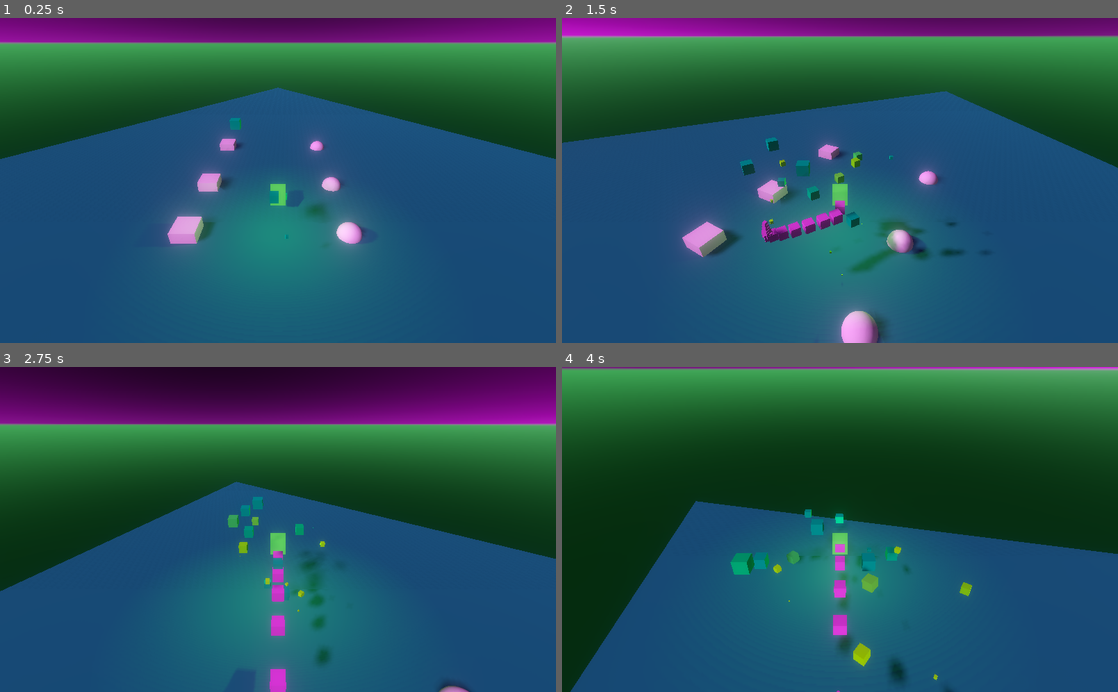
Above: before the commit, frames 1-4 (two rows, left to right).
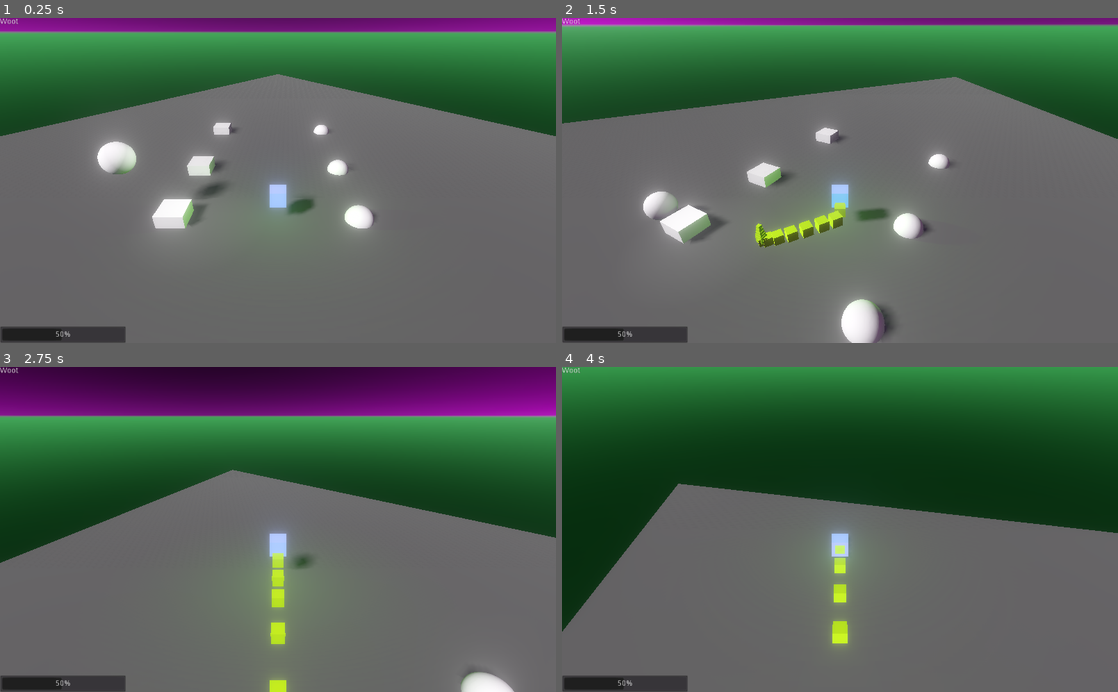
Above: after the commit, the same moments.

Repository: kirkja-leikjahonnunar/kor
Game: Godot game, scene res://Main/Main.tscn
Same seed, same stepped clock (60 frames per second), same inputs: the game is played once before the commit and once after it.
Inputs (mouse positions are in pixels of both pictures, inside the frame that each line leads up to):
- Up to frame 1 (0.25 s): no input
- Up to frame 2 (1.5 s): tap Enter at 0.5 s; move the mouse to (867, 180) at 0.52 s; hold Space (break, bound only before the commit) 0.53-1.28 s; hold W (move_forward) from 0.53 s (still down); move the mouse to (812, 180) at 1.27 s; tap Space (break, bound only before the commit) at 1.35 s
- Up to frame 3 (2.75 s): keep holding W (move_forward); move the mouse to (289, 523) at 2.02 s; hold Space (break, bound only before the commit) from 2.03 s (still down)
- Up to frame 4 (4 s): keep holding W (move_forward); move the mouse to (834, 536) at 2.77 s; release Space (break, bound only before the commit) at 2.78 s; tap Space (break, bound only before the commit) at 2.85 s; move the mouse to (878, 532) at 3.52 s; hold Space (break, bound only before the commit) from 3.53 s (still down)

The runs differ from the first frame. In frame 1, 78% of the frame differs, in the area x 0-100%, y 0-100%; in frame 2, 79%; in frame 3, 59%; in frame 4, 55%.

Commit message:
Voidling progress.

Diff:
--- /dev/null
+++ b/Code/KirkjaOnline/Actors/Bubble/Bubble.tscn
@@ -0,0 +1,21 @@
+[gd_scene load_steps=3 format=2]
+
+[sub_resource type="SphereMesh" id=1]
+
+[sub_resource type="SphereShape" id=2]
+
+[node name="Bubble" type="Spatial"]
+
+[node name="OmniLight" type="OmniLight" parent="."]
+transform = Transform( 1, 0, 0, 0, 1, 0, 0, 0, 1, 4.27095, 2.02651, -4.76837e-07 )
+omni_range = 8.37422
+
+[node name="RigidBody" type="RigidBody" parent="."]
+linear_velocity = Vector3( 0, 1, 0 )
+
+[node name="MeshInstance" type="MeshInstance" parent="RigidBody"]
+mesh = SubResource( 1 )
+material/0 = null
+
+[node name="CollisionShape" type="CollisionShape" parent="RigidBody"]
+shape = SubResource( 2 )
--- a/Code/KirkjaOnline/Actors/Voidling/Assets/Voidling.gd
+++ b/Code/KirkjaOnline/Actors/Voidling/Assets/Voidling.gd
@@ -1,21 +1,26 @@
-#tool
+# tool
 extends Spatial
 class_name Voidling
 
-# Tool vaiables. Public in editor.
+enum TravelMode { PUCK, WALK, FLY }
+
+# Properties.
 export var PrimaryColor: Color = Color.purple
 export var SecondaryColor: Color = Color.chartreuse
+export var EmissionColor: Color = Color.black
 export var MouseSensitivityX: float = 0.01
 export var MouseSensitivityY: float = 0.01
 export var CameraLag: float = 0.0
 
-export var movement_speed: float = 10.0
+# Motion.
+# export var movement_speed: float = 10.0
+export var travel_mode = TravelMode.PUCK
 
 onready var KB: KinematicBody = $KinematicBody
 
 # Class member variables.
 var main: Node = null
-export var pronouns: String = "all / any" # warning-ignore:shadowed_variable
+var pronouns: String = "all / any" # warning-ignore:shadowed_variable
 var gravity_vector: Vector3 = Vector3.DOWN # warning-ignore:shadowed_variable
 
 
@@ -30,8 +35,11 @@
 	self.main = main
 	self.pronouns = pronouns
 	self.main.Hey("Hey Main thank's for spawning me.\nYours truley,\n- %s" % [self.pronouns])
-
-
+	var material = $KinematicBody/MeshInstance.get_surface_material(0)
+	material.set_shader_param("Color", PrimaryColor)
+	material.set_shader_param("Emission", EmissionColor)
+	$KinematicBody/Column.process_material.set_color(SecondaryColor)
+	$CentralLight.set_color(SecondaryColor)
 
 ###################
 # Godot Functions #
@@ -47,43 +55,74 @@
 #----------
 func _process(delta_time: float) -> void:
 
-	# Make the voidling move.
 	var thrust_direction: Vector3 = Vector3.ZERO
 
-	# Planar movement.
-	if Input.is_action_pressed("move_forward"):
-		thrust_direction += Vector3.FORWARD
-	if Input.is_action_pressed("move_back"):
-		thrust_direction += Vector3.BACK
-	if Input.is_action_pressed("move_left"):
-		thrust_direction += Vector3.LEFT
-	if Input.is_action_pressed("move_right"):
-		thrust_direction += Vector3.RIGHT
+	# Air puck mode: world coords.
+	if travel_mode == TravelMode.PUCK:
+		if Input.is_action_pressed("move_forward"):
+			thrust_direction += get_global_transform().basis.z
+		if Input.is_action_pressed("move_back"):
+			thrust_direction -= get_global_transform().basis.z
+		if Input.is_action_pressed("move_left"):
+			thrust_direction -= get_global_transform().basis.x
+		if Input.is_action_pressed("move_right"):
+			thrust_direction += get_global_transform().basis.x
 
-	# Vertical movement.
-	if Input.is_action_pressed("move_up"):
-		thrust_direction -= Vector3.UP
-	if Input.is_action_pressed("move_down"):
-		thrust_direction -= Vector3.DOWN
+	else:
+		# Both WALK and FLY: local coords.
+		if Input.is_action_pressed("move_forward"):
+			thrust_direction += Vector3.FORWARD	# Local coords.
+		if Input.is_action_pressed("move_back"):
+			thrust_direction += Vector3.BACK
+		if Input.is_action_pressed("move_left"):
+			thrust_direction += Vector3.LEFT
+		if Input.is_action_pressed("move_right"):
+			thrust_direction += Vector3.RIGHT
+
+	# Brakes for everyone.
+	if Input.is_action_pressed("breaks"):
+		velocity *= break_power
+
+	# Walking.
+	if travel_mode == TravelMode.WALK:
+		if Input.is_action_just_pressed("jump"):
+			print("Jump start")
+		if Input.is_action_just_released("jump"):
+			print("Jump end")
+
+	# Flying.
+	elif travel_mode == TravelMode.FLY:
+		if Input.is_action_pressed("move_up"):
+			thrust_direction -= Vector3.UP
+		if Input.is_action_pressed("move_down"):
+			thrust_direction -= Vector3.DOWN
 
 
-	if Input.is_action_pressed("break"):
-		velocity *= break_power
+
 
 	# Update and use velocity.
 	velocity += thrust_direction * thrust_power * delta_time
 	translate(velocity)
-	#print(velocity)
 
 
 # Input.
 func _input(event: InputEvent) -> void:
 	if event is InputEventMouseMotion:
 
-		# Third person controls.
-		if true: # camera_input_mode == CameraInputMode.THIRD_PERSON:
+
+		if travel_mode == TravelMode.PUCK:
 			self.rotate_y(event.get_relative().x * -MouseSensitivityX) # Yaw.
 			self.rotate_object_local(Vector3.RIGHT, event.get_relative().y * -MouseSensitivityY) # Pitch.
+
+		if travel_mode == TravelMode.WALK:
+			self.rotate_y(event.get_relative().x * -MouseSensitivityX) # Yaw.
+			KB.rotate_object_local(Vector3.RIGHT, event.get_relative().y * -MouseSensitivityY) # Pitch.
+
+		if travel_mode == TravelMode.FLY:
+			self.rotate_y(event.get_relative().x * -MouseSensitivityX) # Yaw.
+			self.rotate_object_local(Vector3.RIGHT, event.get_relative().y * -MouseSensitivityY) # Pitch.
+
+
 
 	# If you want to type like a Keyboard.
 	#if event is InputEventKey:
--- a/Code/KirkjaOnline/Actors/Voidling/Assets/voidling_material.tres
+++ b/Code/KirkjaOnline/Actors/Voidling/Assets/voidling_material.tres
@@ -5,3 +5,4 @@
 [resource]
 shader = ExtResource( 1 )
 shader_param/Color = Color( 0.180392, 0.784314, 0.0941176, 1 )
+shader_param/Emission = null
--- a/Code/KirkjaOnline/Actors/Voidling/Voidling.tscn
+++ b/Code/KirkjaOnline/Actors/Voidling/Voidling.tscn
@@ -19,6 +19,8 @@
 
 [node name="Voidling" type="Spatial"]
 script = ExtResource( 3 )
+EmissionColor = Color( 0.207843, 0.670588, 0.811765, 1 )
+travel_mode = 2
 
 [node name="KinematicBody" type="KinematicBody" parent="."]
 
@@ -28,12 +30,14 @@
 material/0 = ExtResource( 4 )
 
 [node name="Orbitors" type="Particles" parent="KinematicBody"]
+visible = false
 amount = 20
 local_coords = false
 process_material = ExtResource( 2 )
 draw_pass_1 = SubResource( 3 )
 
 [node name="Column" type="Particles" parent="KinematicBody"]
+cast_shadow = 0
 amount = 20
 speed_scale = 0.44
 local_coords = false
@@ -44,7 +48,9 @@
 transform = Transform( 1, 0, 0, 0, 0.860706, 0.509102, 0, -0.509102, 0.860706, 0, 2.78633, 2.68489 )
 
 [node name="Camera" type="Camera" parent="KinematicBody/CameraPivot"]
-transform = Transform( 1, 0, 0, 0, 1, 0, 0, 0, 1, 0, 0, 13.0315 )
+transform = Transform( 1, 0, 0, 0, 1, 2.98023e-08, 0, -2.98023e-08, 1, 0, 2.38419e-07, 13.0315 )
+fov = 66.0
+far = 500.0
 
 [node name="CollisionShape" type="CollisionShape" parent="KinematicBody"]
 shape = SubResource( 4 )
@@ -54,3 +60,22 @@
 light_energy = 0.62
 shadow_enabled = true
 omni_range = 13.4
+
+[node name="Control" type="Control" parent="."]
+anchor_right = 1.0
+anchor_bottom = 1.0
+__meta__ = {
+"_edit_use_anchors_": false
+}
+
+[node name="Label" type="Label" parent="Control"]
+margin_right = 40.0
+margin_bottom = 14.0
+text = "Woot"
+
+[node name="ProgressBar" type="ProgressBar" parent="Control"]
+anchor_top = 1.0
+anchor_bottom = 1.0
+margin_top = -31.0
+margin_right = 232.0
+value = 50.0
--- a/Code/KirkjaOnline/Main/Main.tscn
+++ b/Code/KirkjaOnline/Main/Main.tscn
@@ -1,13 +1,15 @@
-[gd_scene load_steps=8 format=2]
+[gd_scene load_steps=9 format=2]
 
 [ext_resource path="res://Main/assets/main.gd" type="Script" id=1]
 [ext_resource path="res://Main/assets/environment.tres" type="Environment" id=2]
-[ext_resource path="res://Actors/Voidling/Voidling.tscn" type="PackedScene" id=3]
+[ext_resource path="res://Actors/Bubble/Bubble.tscn" type="PackedScene" id=3]
 
 [sub_resource type="PrismMesh" id=1]
 
 [sub_resource type="SpatialMaterial" id=2]
-albedo_color = Color( 0.0666667, 0.623529, 0.505882, 1 )
+albedo_color = Color( 0.4, 0.4, 0.4, 1 )
+
+[sub_resource type="BoxShape" id=5]
 
 [sub_resource type="SphereMesh" id=3]
 
@@ -25,10 +27,16 @@
 
 [node name="Level" type="Spatial" parent="Node3D/Void"]
 
-[node name="Floor" type="MeshInstance" parent="Node3D/Void/Level"]
+[node name="Area" type="KinematicBody" parent="Node3D/Void/Level"]
+
+[node name="Floor" type="MeshInstance" parent="Node3D/Void/Level/Area"]
 transform = Transform( 88.2981, 0, 0, 0, -4.37114e-08, 1, 0, -69.0041, -3.01627e-06, 0, -1, -2.91429 )
 mesh = SubResource( 1 )
 material/0 = SubResource( 2 )
+
+[node name="CollisionShape" type="CollisionShape" parent="Node3D/Void/Level/Area"]
+transform = Transform( 88.2981, 0, 0, 0, -4.37114e-08, 1, 0, -69.0041, -3.01627e-06, 0, -1, -2.91429 )
+shape = SubResource( 5 )
 
 [node name="MeshInstance" type="MeshInstance" parent="Node3D/Void/Level"]
 transform = Transform( 1, 0, 0, 0, 1, 0, 0, 0, 1, 5.73908, 0, 0 )
@@ -66,15 +74,12 @@
 
 [node name="DirectionalLight" type="DirectionalLight" parent="Node3D/Void/Lights"]
 transform = Transform( 0.7597, -0.315001, -0.568885, 0.649674, 0.405249, 0.643193, 0.0279335, -0.858224, 0.512515, -0.0425873, 27.8801, 22.0444 )
-light_color = Color( 0.92549, 0.505882, 0.92549, 1 )
 light_bake_mode = 0
 shadow_enabled = true
 shadow_color = Color( 0.0156863, 0.0666667, 0.235294, 1 )
 
-[node name="Voidling" parent="Node3D/Void" instance=ExtResource( 3 )]
-transform = Transform( 1, 0, 0, 0, 1, 0, 0, 0, 1, 0, 3.86699, 0 )
-PrimaryColor = Color( 0.631373, 0.129412, 0.941176, 1 )
-SecondaryColor = Color( 0.223529, 0.0313726, 0.0313726, 1 )
+[node name="Bubble" parent="Node3D/Void" instance=ExtResource( 3 )]
+transform = Transform( 1, 0, 0, 0, 1, 0, 0, 0, 1, -9.82502, 4.79921, 0 )
 
 [node name="Node2D" type="Node2D" parent="."]
 
--- a/Code/KirkjaOnline/Main/assets/main.gd
+++ b/Code/KirkjaOnline/Main/assets/main.gd
@@ -1,4 +1,5 @@
 extends Node
+class_name Main
 
 # Preload resource assets.
 onready var voidling_ps: PackedScene = preload("res://Actors/Voidling/Voidling.tscn")
@@ -30,10 +31,10 @@
 # One shot after our node is instanced.
 func _ready() -> void:
 	Input.set_mouse_mode(Input.MOUSE_MODE_CAPTURED)
-#	var voidling: Voidling = voidling_ps.instance()
-#	voidling.Initialize(self, "Harvy / Nuts")
-#	voidling.translation = Vector3(0, 2, 0)
-#	VOID.add_child(voidling)
+	var voidling: Voidling = voidling_ps.instance()
+	voidling.Initialize(self, "Harvy / Nuts")
+	voidling.translation = Vector3(0, 2, 0)
+	VOID.add_child(voidling)
 
 
 # [ Escape ] key.
--- a/Code/KirkjaOnline/Shaders/mesh_shader.tres
+++ b/Code/KirkjaOnline/Shaders/mesh_shader.tres
@@ -14,11 +14,15 @@
 [sub_resource type="VisualShaderNodeColorUniform" id=4]
 uniform_name = "Color"
 
+[sub_resource type="VisualShaderNodeColorUniform" id=5]
+uniform_name = "Emission"
+
 [resource]
 code = "shader_type spatial;
 render_mode specular_schlick_ggx;
 
 uniform vec4 Color : hint_color;
+uniform vec4 Emission : hint_color;
 
 
 
@@ -32,13 +36,13 @@
 	vec3 n_out5p0 = Color.rgb;
 	float n_out5p1 = Color.a;
 
-// Color:3
-	vec3 n_out3p0 = vec3(0.048828, 0.390625, 0.054169);
-	float n_out3p1 = 1.000000;
+// ColorUniform:6
+	vec3 n_out6p0 = Emission.rgb;
+	float n_out6p1 = Emission.a;
 
 // Output:0
 	ALBEDO = n_out5p0;
-	EMISSION = n_out3p0;
+	EMISSION = n_out6p0;
 
 }
 
@@ -47,14 +51,16 @@
 
 }
 "
-graph_offset = Vector2( -465, 22 )
-nodes/fragment/0/position = Vector2( 420, 160 )
+graph_offset = Vector2( -256.907, -174.423 )
+nodes/fragment/0/position = Vector2( 520, 140 )
 nodes/fragment/2/node = SubResource( 1 )
 nodes/fragment/2/position = Vector2( -240, 320 )
 nodes/fragment/3/node = SubResource( 2 )
-nodes/fragment/3/position = Vector2( 240, 260 )
+nodes/fragment/3/position = Vector2( -240, 420 )
 nodes/fragment/4/node = SubResource( 3 )
 nodes/fragment/4/position = Vector2( -20, 220 )
 nodes/fragment/5/node = SubResource( 4 )
 nodes/fragment/5/position = Vector2( -240, 120 )
-nodes/fragment/connections = PoolIntArray( 5, 0, 0, 0, 5, 0, 4, 0, 3, 0, 0, 5 )
+nodes/fragment/6/node = SubResource( 5 )
+nodes/fragment/6/position = Vector2( 280, 240 )
+nodes/fragment/connections = PoolIntArray( 5, 0, 0, 0, 5, 0, 4, 0, 6, 0, 0, 5 )
--- a/Code/KirkjaOnline/project.godot
+++ b/Code/KirkjaOnline/project.godot
@@ -9,6 +9,11 @@
 config_version=4
 
 _global_script_classes=[ {
+"base": "Node",
+"class": "Main",
+"language": "GDScript",
+"path": "res://Main/assets/main.gd"
+}, {
 "base": "Reference",
 "class": "PlayerPrefs",
 "language": "GDScript",
@@ -25,6 +30,7 @@
 "path": "res://Actors/Voidling/assets/voidling.gd"
 } ]
 _global_script_class_icons={
+"Main": "",
 "PlayerPrefs": "",
 "Signpost": "",
 "Voidling": ""
@@ -62,11 +68,6 @@
 "events": [ Object(InputEventKey,"resource_local_to_scene":false,"resource_name":"","device":0,"alt":false,"shift":false,"control":false,"meta":false,"command":false,"pressed":false,"scancode":68,"unicode":0,"echo":false,"script":null)
  ]
 }
-break={
-"deadzone": 0.5,
-"events": [ Object(InputEventKey,"resource_local_to_scene":false,"resource_name":"","device":0,"alt":false,"shift":false,"control":false,"meta":false,"command":false,"pressed":false,"scancode":32,"unicode":0,"echo":false,"script":null)
- ]
-}
 move_up={
 "deadzone": 0.5,
 "events": [ Object(InputEventKey,"resource_local_to_scene":false,"resource_name":"","device":0,"alt":false,"shift":false,"control":false,"meta":false,"command":false,"pressed":false,"scancode":81,"unicode":0,"echo":false,"script":null)
@@ -77,6 +78,26 @@
 "events": [ Object(InputEventKey,"resource_local_to_scene":false,"resource_name":"","device":0,"alt":false,"shift":false,"control":false,"meta":false,"command":false,"pressed":false,"scancode":69,"unicode":0,"echo":false,"script":null)
  ]
 }
+breaks={
+"deadzone": 0.5,
+"events": [ Object(InputEventKey,"resource_local_to_scene":false,"resource_name":"","device":0,"alt":false,"shift":false,"control":false,"meta":false,"command":false,"pressed":false,"scancode":32,"unicode":0,"echo":false,"script":null)
+ ]
+}
+jump={
+"deadzone": 0.5,
+"events": [ Object(InputEventKey,"resource_local_to_scene":false,"resource_name":"","device":0,"alt":false,"shift":false,"control":false,"meta":false,"command":false,"pressed":false,"scancode":32,"unicode":0,"echo":false,"script":null)
+ ]
+}
+toggle_travel_mode={
+"deadzone": 0.5,
+"events": [ Object(InputEventKey,"resource_local_to_scene":false,"resource_name":"","device":0,"alt":false,"shift":false,"control":false,"meta":false,"command":false,"pressed":false,"scancode":16777218,"unicode":0,"echo":false,"script":null)
+ ]
+}
+alt_fly_ui={
+"deadzone": 0.5,
+"events": [ Object(InputEventMouseButton,"resource_local_to_scene":false,"resource_name":"","device":0,"alt":false,"shift":false,"control":false,"meta":false,"command":false,"button_mask":0,"position":Vector2( 0, 0 ),"global_position":Vector2( 0, 0 ),"factor":1.0,"button_index":2,"pressed":false,"doubleclick":false,"script":null)
+ ]
+}
 
 [physics]
 
Not shown: 1 places in Code/KirkjaOnline/Shaders/mesh_shader.tres that only renumber resources
